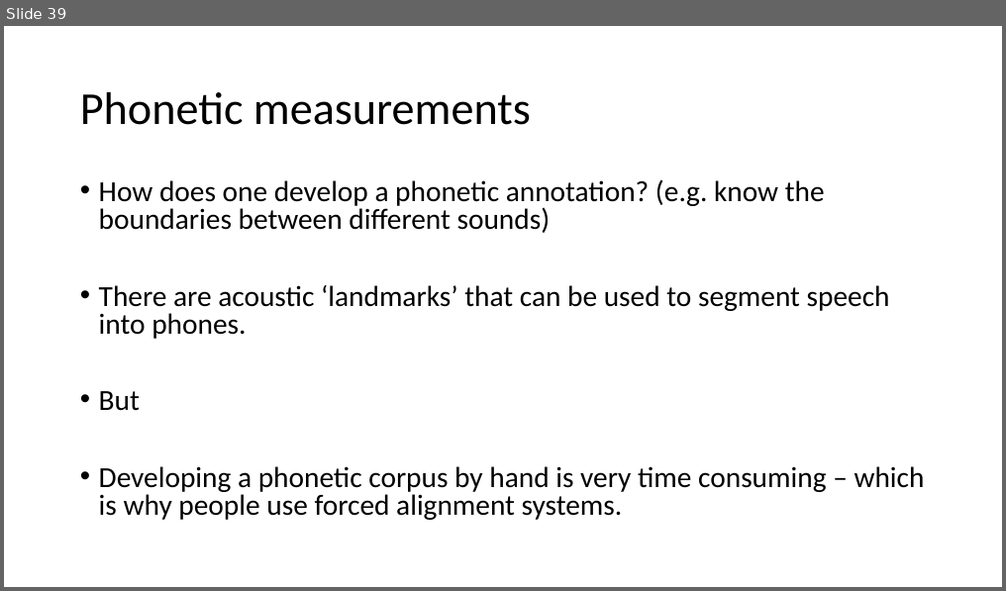
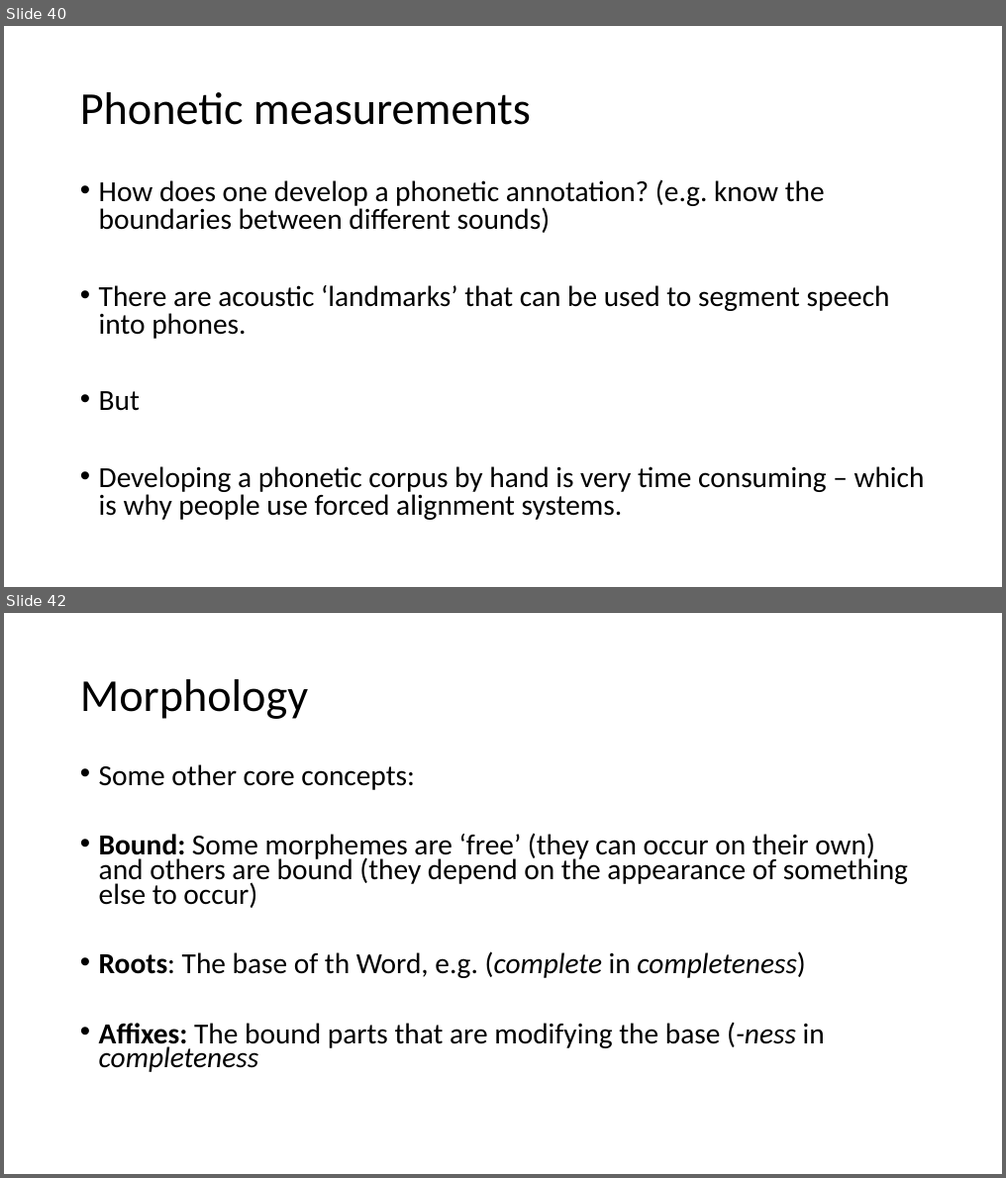
Before and after one commit to ajrtallman/Corpus_Linguistics_FSU_2023-2024, a slide deck: 03_lectures/CorpusLinguistics_2023_11_03.odp. Shown one above the other, each under a label of ours: slide 39 before the commit, slides 40 and 42 after it; the slides between them are not shown. The pictures are 1006x591 and 1006x1178 pixels, drawn with LibreOffice and Linux fonts; fonts in the diff are those of the drawing. Boxes give left, top, right and bottom in pixels: in the first picture for what was removed or moved away, otherwise in the second. Text is boxed around its words. In the diff, an @@ line names an element or a change of style, - is before the commit and + after.

```diff
--- a/03_lectures/CorpusLinguistics_2023_11_03.odp
+++ b/03_lectures/CorpusLinguistics_2023_11_03.odp
@@ slide 42 added at box(4, 613, 1002, 1174), background #FFFFFF @@
@@ title added at box(80, 679, 308, 719), 44 pt, text #000000 @@
+Morphology
@@ text added at box(99, 764, 908, 1072), 28 pt, text #000000 @@
+• Some other core concepts:
+• Bound: Some morphemes are ‘free’ (they can occur on their own) and others are bound (they depend on the appearance of something else to occur)
+• Roots: The base of th Word, e.g. (complete in completeness)
+• Affixes: The bound parts that are modifying the base (-ness in completeness
@@ what was slide 39 is now slide 40 @@
```
Also in this commit, not shown: 4 slides changed, 3 other slides added, 1 slide removed, 5 other files.
